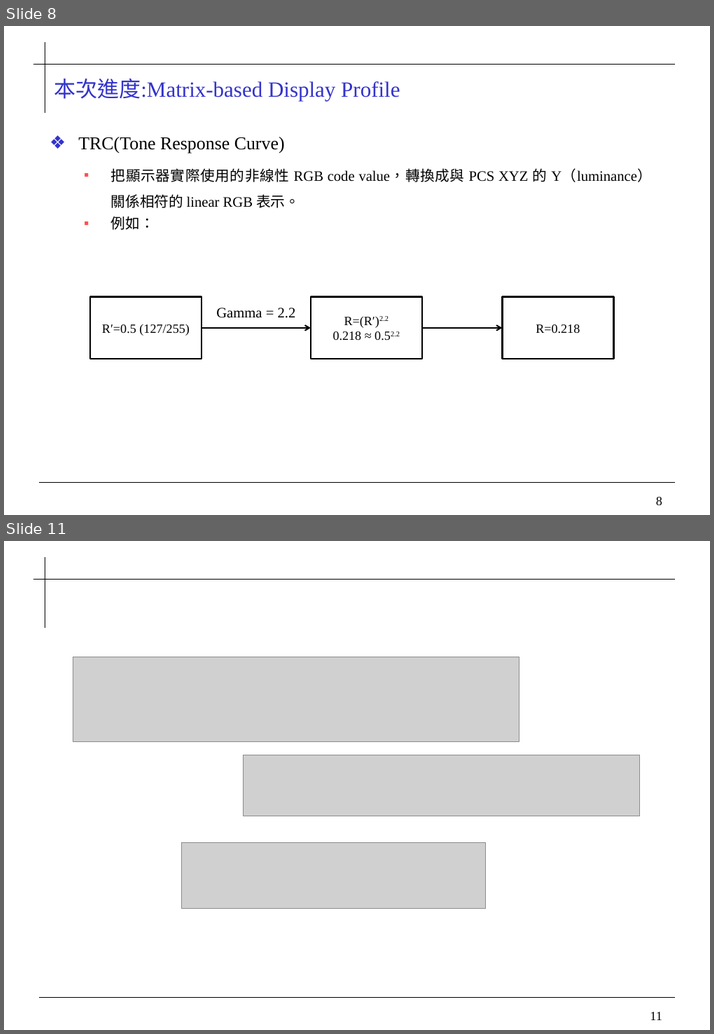
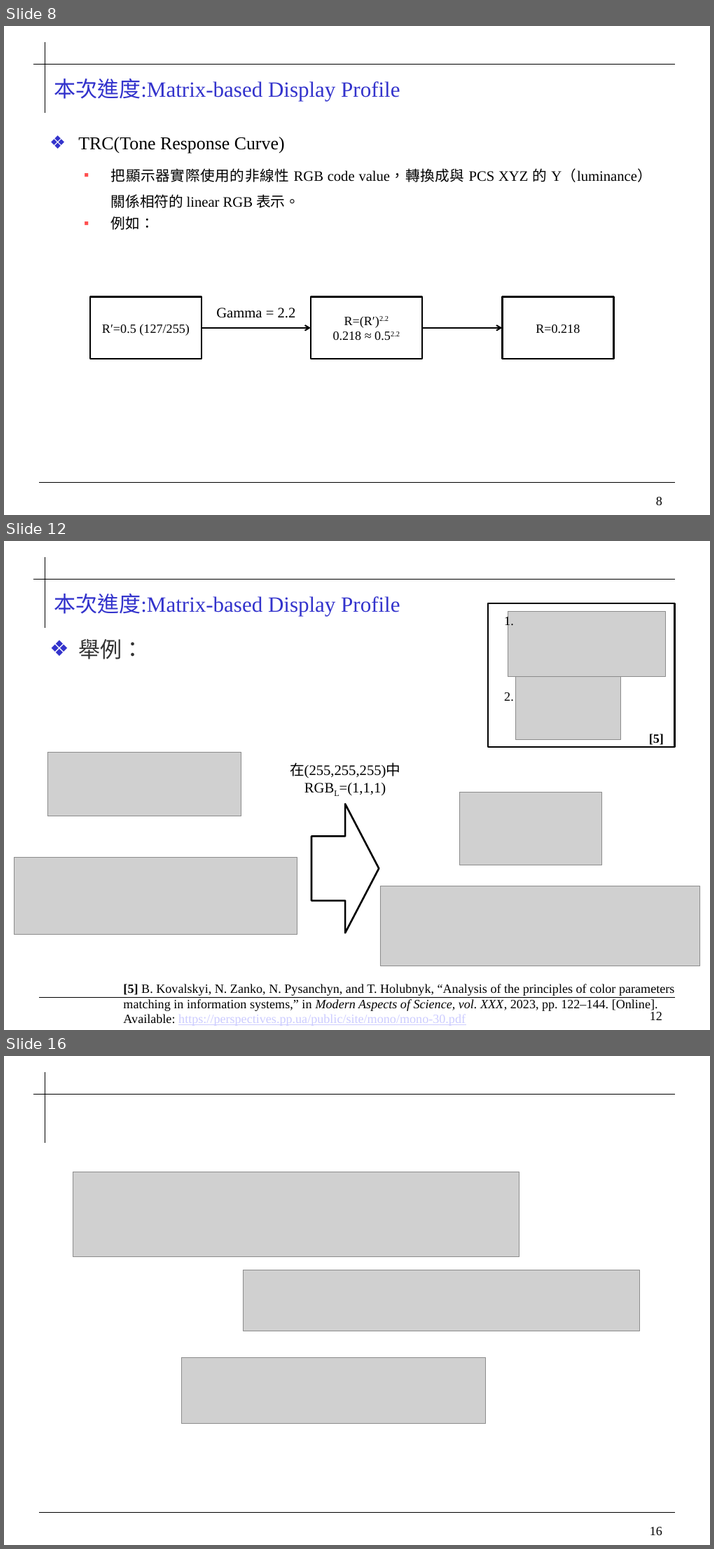
Before and after one commit to 0ilasis0/home, a slide deck: ICCPROFILE.pptx. Shown one above the other, each under a label of ours: slides 8 and 11 before the commit, slides 8, 12 and 16 after it; the slides between them are not shown. The pictures are 714x1034 and 714x1549 pixels, drawn with LibreOffice and Linux fonts; fonts in the diff are those of the drawing; grey boxes stand for pictures; background and template pictures are left out. Boxes give left, top, right and bottom in pixels: in the first picture for what was removed or moved away, otherwise in the second. Text is boxed around its words. In the diff, an @@ line names an element or a change of style, - is before the commit and + after.

```diff
--- a/ICCPROFILE.pptx
+++ b/ICCPROFILE.pptx
@@ slide 12 added at (4,541,710,1030), background #FFFFFF; not listed: 4 template elements that a slide beside it also shows @@
@@ title added at (54,593,400,616), 24 pt, text #3333CC @@
+本次進度:Matrix-based Display Profile
@@ group added at (488,603,675,747): 2 pictures, 1 rectangle, 1 text @@
+1.
+2.
@@ text added at (78,639,143,659), 24 pt, text #333333 @@
+  ❖ 舉例：
@@ text added at (649,733,663,745), 14 pt, text #000000, bold @@
+[5]
@@ picture added at (47,752,242,816) @@
@@ text added at (290,762,400,795), 16 pt, text #000000 @@
+在(255,255,255)中RGBL=(1,1,1)
@@ picture added at (460,792,601,865) @@
@@ right arrow added at (311,803,378,932), fill #FFFFFF, outline #000000 2 pt @@
@@ picture added at (14,857,297,934) @@
@@ picture added at (380,885,700,965) @@
@@ text added at (123,983,674,1025), 14 pt, text #000000 @@
+[5] B. Kovalskyi, N. Zanko, N. Pysanchyn, and T. Holubnyk, “Analysis of the principles of color parameters matching in information systems,” in Modern Aspects of Science, vol. XXX, 2023, pp. 122–144. [Online]. Available: https://perspectives.pp.ua/public/site/mono/mono-30.pdf
@@ what was slide 11 is now slide 16 @@
@@ page number at (649,1526,662,1535): text changed @@
-11
+16
```
Also in this commit, not shown: 3 slides changed, 4 other slides added, 1 other file.
